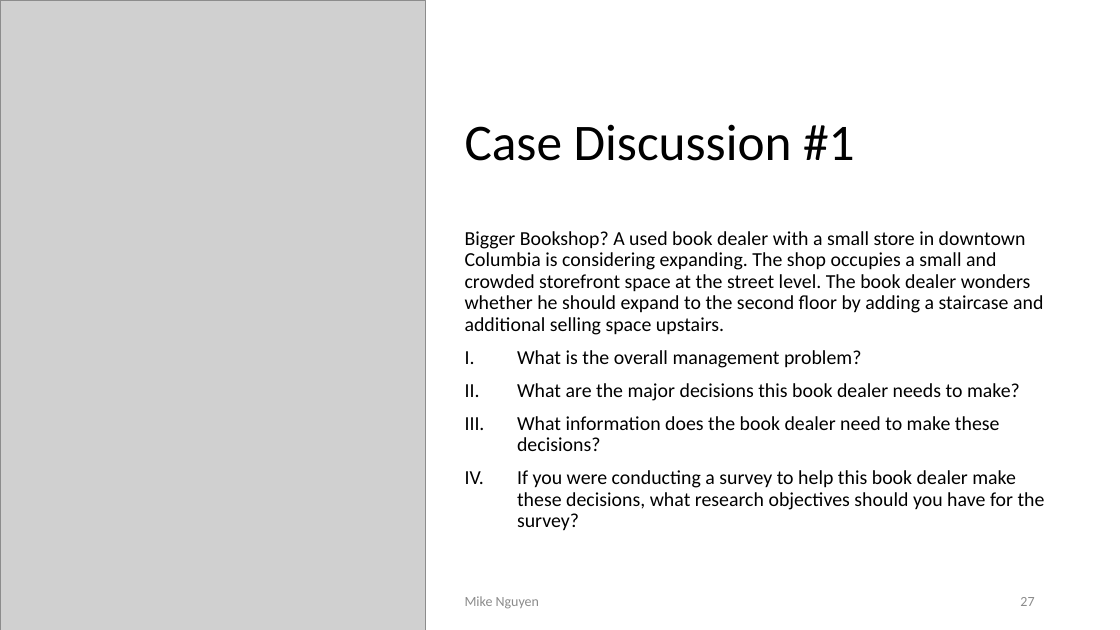
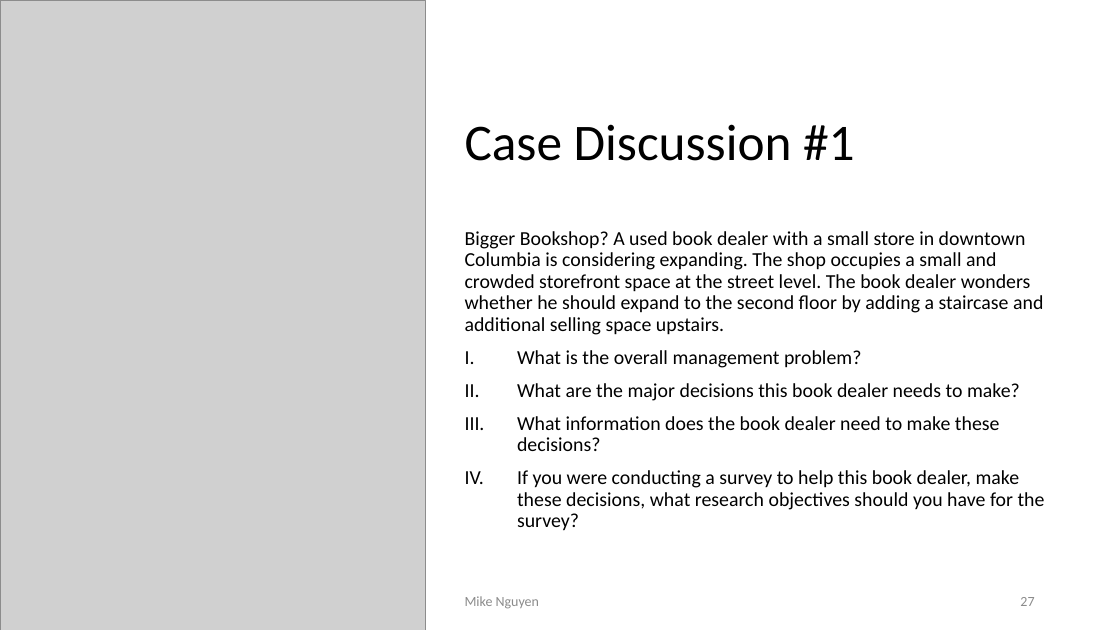
Before and after one commit to mikenguyen13/mar4050_S22, a slide deck: slide 27 of lectures/2/2_Problem & Intro to Project.pptx. Drawn at 1120x630 pixels with LibreOffice and Linux fonts; fonts in the diff are those of the drawing; grey boxes stand for pictures. Boxes give left, top, right and bottom in pixels: in the first picture for what was removed or moved away, otherwise in the second. Text is boxed around its words. In the diff, an @@ line names an element or a change of style, - is before the commit and + after.

```diff
--- a/lectures/2/2_Problem & Intro to Project.pptx
+++ b/lectures/2/2_Problem & Intro to Project.pptx
@@ text at bbox=[517, 470, 1045, 531]: text changed @@
-IV. If you were conducting a survey to help this book dealer make these decisions, what research objectives should you have for the survey?
+IV. If you were conducting a survey to help this book dealer, make these decisions, what research objectives should you have for the survey?
```
Also in this commit, not shown: 3 other slides changed, 1 slide added, 5 other files.
